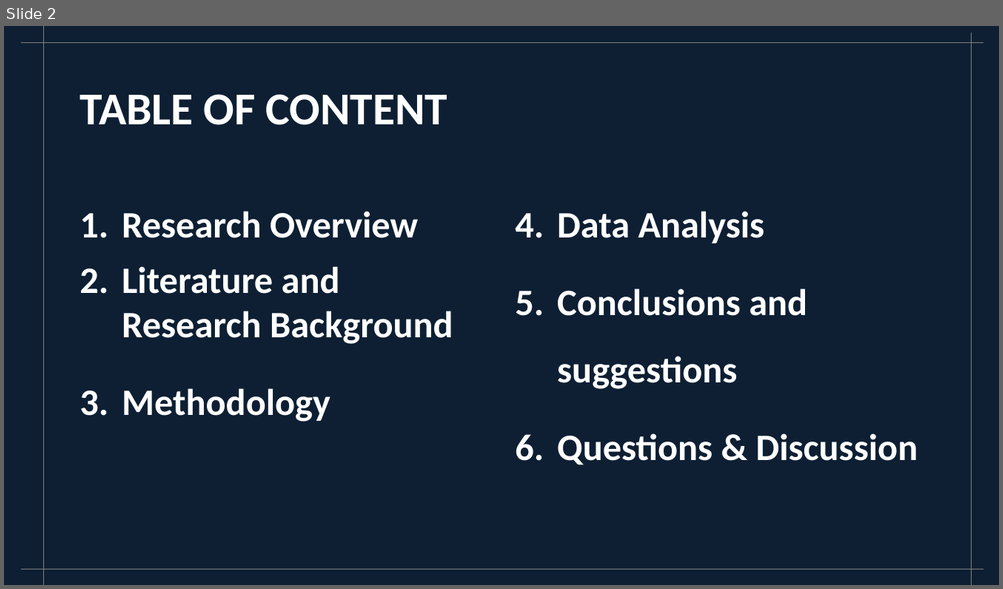
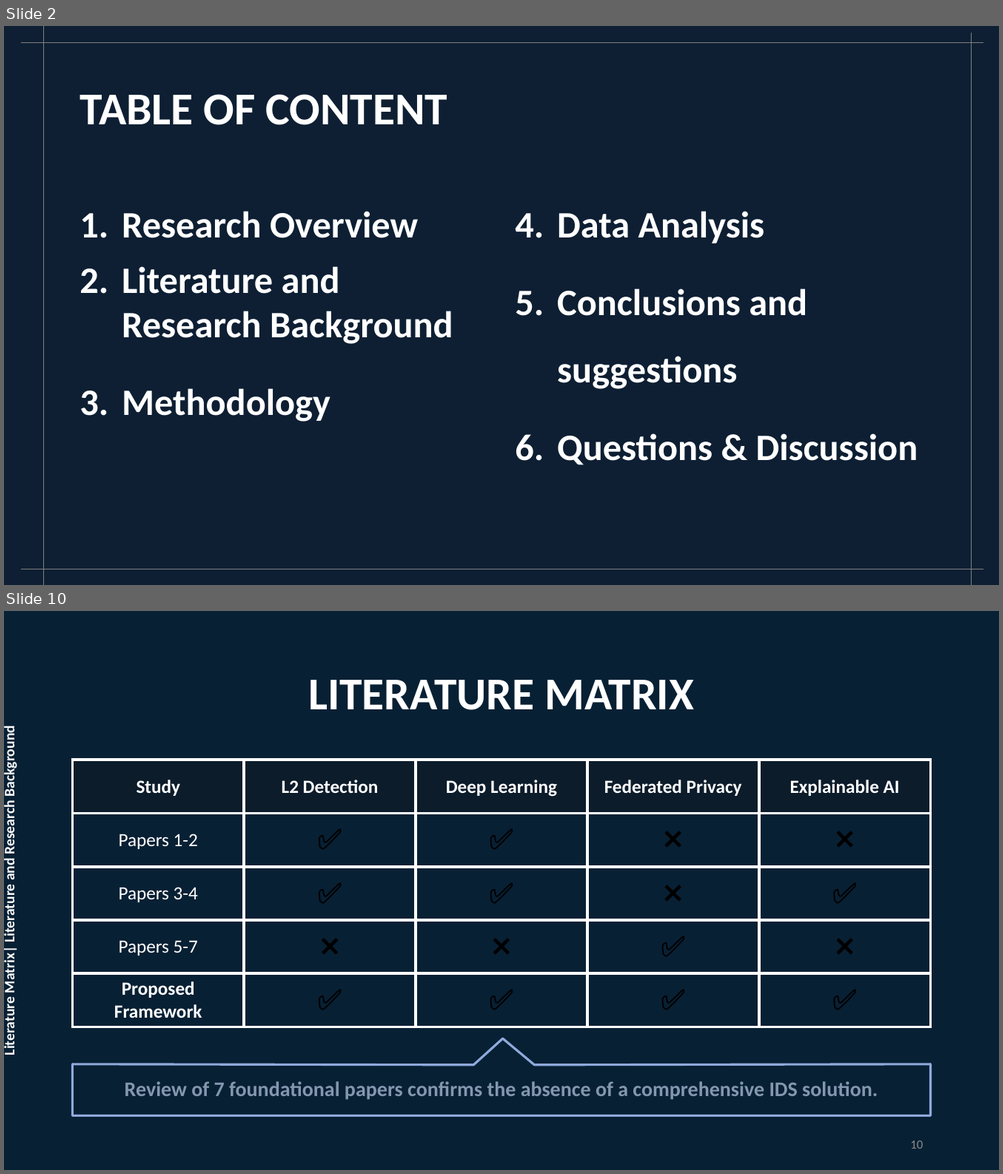
Before and after one commit to ghasemizade/research-gate, a slide deck: proposal-present-slides.pptx. Shown one above the other, each under a label of ours: slide 2 before the commit, slides 2 and 10 after it; the slides between them are not shown. The pictures are 1003x589 and 1003x1174 pixels, drawn with LibreOffice and Linux fonts; fonts in the diff are those of the drawing. Boxes give left, top, right and bottom in pixels: in the first picture for what was removed or moved away, otherwise in the second. Text is boxed around its words. In the diff, an @@ line names an element or a change of style, - is before the commit and + after.

```diff
--- a/proposal-present-slides.pptx
+++ b/proposal-present-slides.pptx
@@ slide 10 added at bbox=[4, 611, 999, 1170], background #FFFFFF @@
@@ rectangle added at bbox=[4, 611, 999, 1170], fill #082034 @@
@@ title added at bbox=[308, 680, 694, 710], 44 pt, text #FFFFFF, bold @@
+LITERATURE MATRIX
@@ text added at bbox=[4, 732, 18, 1055], 14 pt, text #FFFFFF, bold @@
+Literature Matrix| Literature and Research Background
@@ table added at bbox=[73, 760, 930, 1028], 5 rows, 5 columns @@
+Study | L2 Detection | Deep Learning | Federated Privacy | Explainable AI
+Papers 1-2 | ✅ | ✅ | ❌ | ❌
+Papers 3-4 | ✅ | ✅ | ❌ | ✅
+Papers 5-7 | ❌ | ❌ | ✅ | ❌
+Proposed Framework | ✅ | ✅ | ✅ | ✅
@@ freeform shape added at bbox=[73, 1039, 930, 1116], outline #8FAADC 2.25 pt, 20 pt, text #8497B0, bold @@
+Review of 7 foundational papers confirms the absence of a comprehensive IDS solution.
@@ page number added at bbox=[910, 1141, 922, 1149], 12 pt, text #8C8C8C @@
+10
```
Also in this commit, not shown: 7 slides changed, 4 other slides added, 1 other file.
